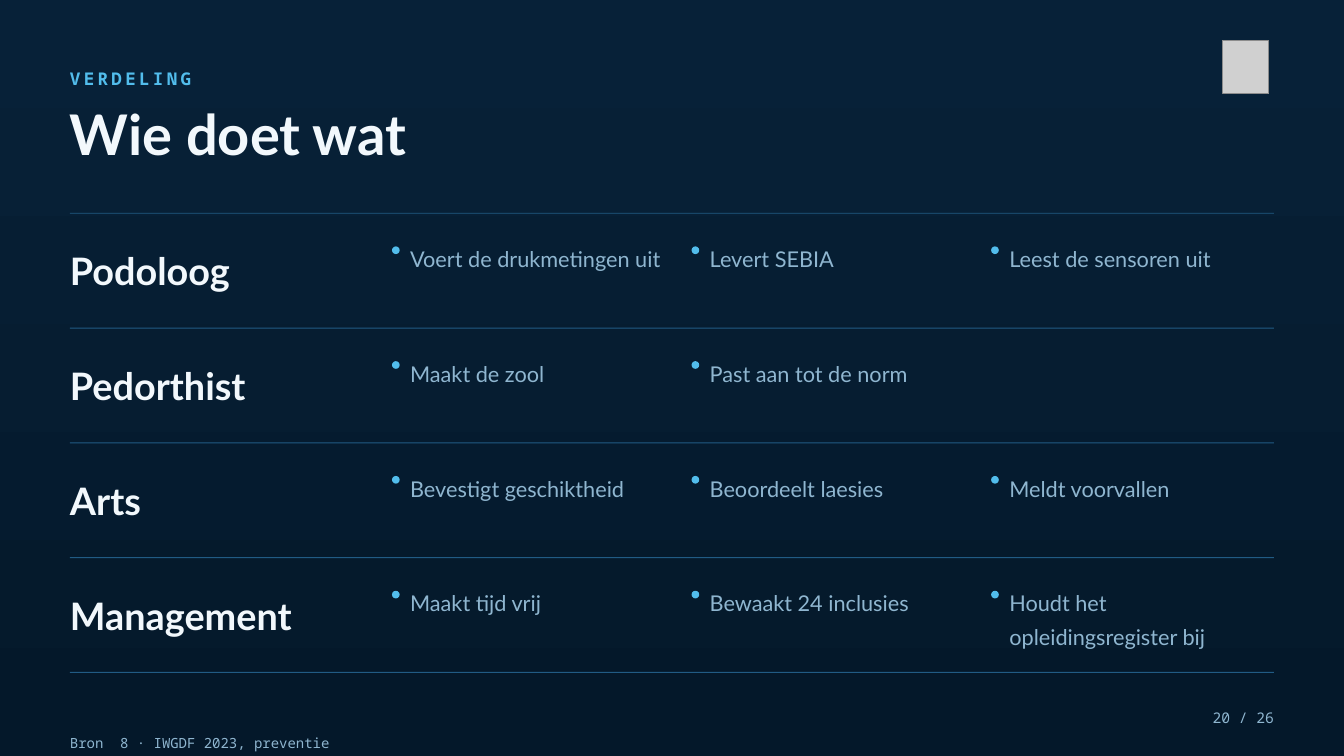
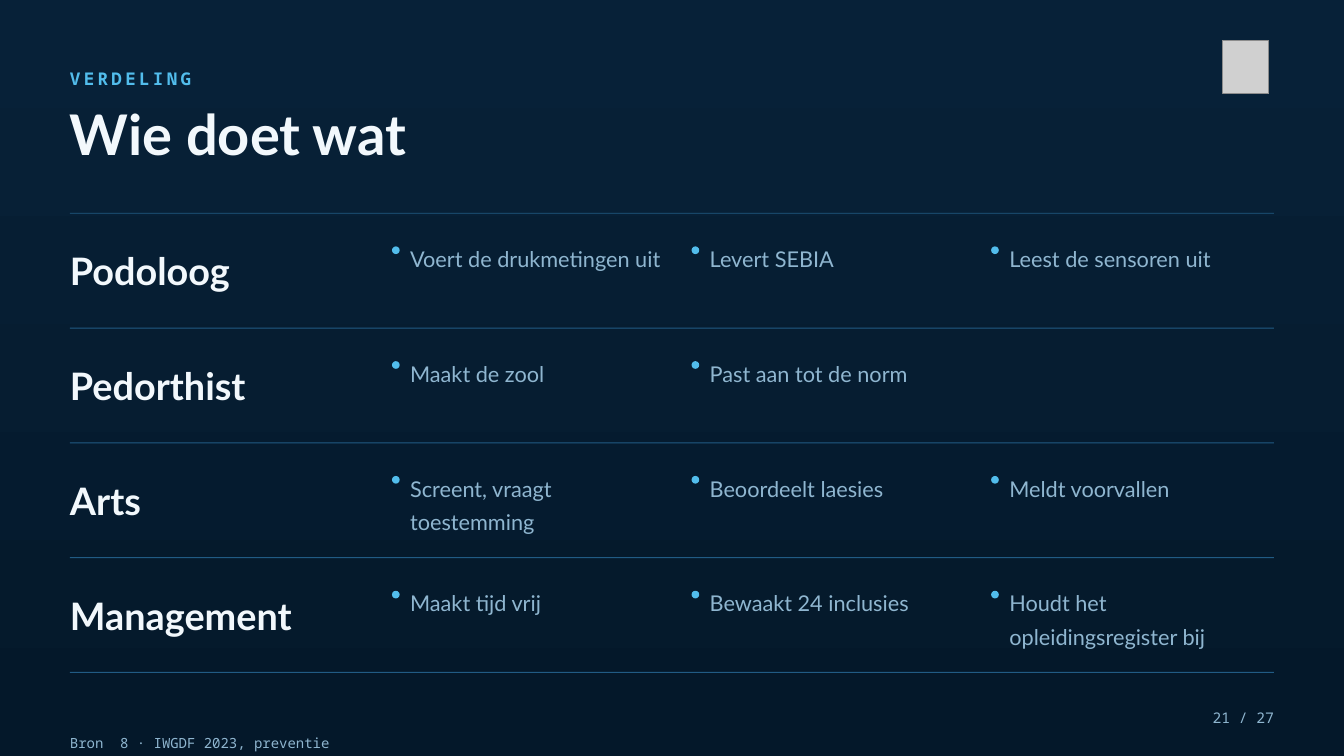
Before and after one commit to Dellfs/paradise-project, a slide deck: slide 21 of PARADISE_presentatie/PARADISE_az_groeninge.pptx (slide 20 before the commit). Drawn at 1344x756 pixels with LibreOffice and Linux fonts; fonts in the diff are those of the drawing; grey boxes stand for pictures. Boxes give left, top, right and bottom in pixels: in the first picture for what was removed or moved away, otherwise in the second. Text is boxed around its words. In the diff, an @@ line names an element or a change of style, - is before the commit and + after.

```diff
--- a/PARADISE_presentatie/PARADISE_az_groeninge.pptx
+++ b/PARADISE_presentatie/PARADISE_az_groeninge.pptx
@@ text at (410, 481, 552, 534): text changed @@
-Bevestigt geschiktheid
+Screent, vraagt toestemming
@@ text at (1213, 712, 1274, 723): text changed @@
-20 / 26
+21 / 27
```
Also in this commit, not shown: 21 other slides changed, 2 slides added, 1 slide removed, 1 other file.
